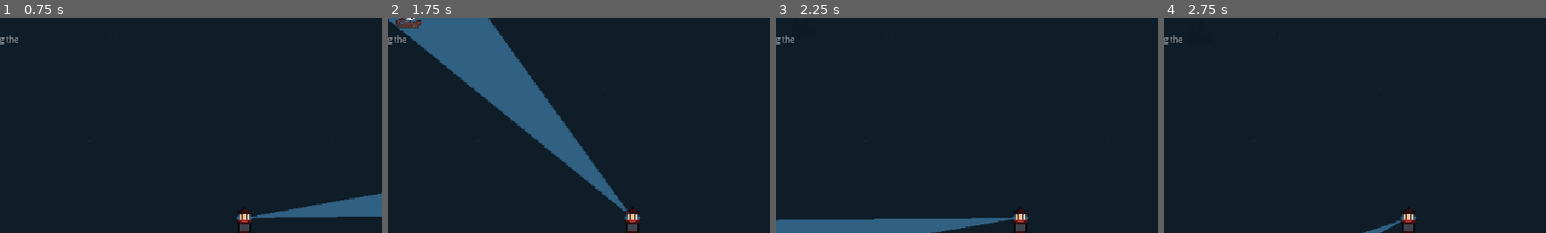
Above: before the commit, frames 1-4 (left to right).
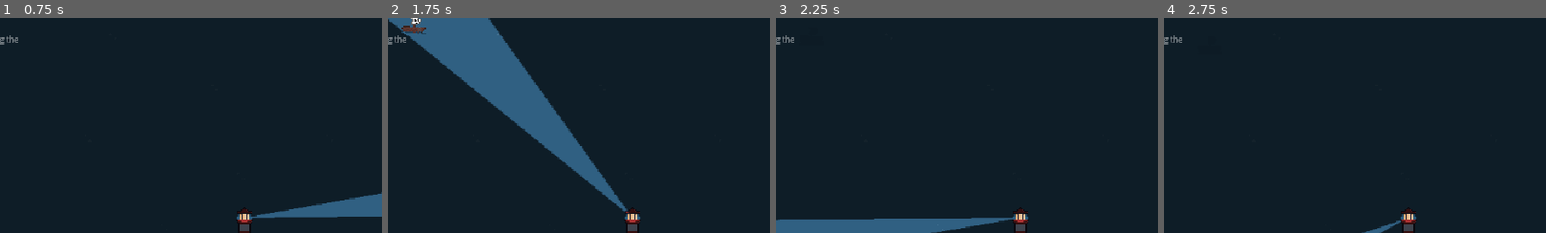
Above: after the commit, the same moments.

Repository: Luffiez/LudumDare59
Game: Godot game, scene res://Scenes/Levels/MainMenu.tscn
The game is run twice, just before and just after one commit, with the same random seed, the same clock (stepped at 60 frames per second) and the same inputs.
Inputs (mouse positions are % of the whole screen's width and height, from its top left):
- Up to frame 1 (0.75 s): click "PLAY" at 0.5 s
- Up to frame 2 (1.75 s): move the mouse to (72, 45) at 1.27 s; hold Right mouse button (speed) from 1.28 s (still down)
- Up to frame 3 (2.25 s): move the mouse to (30, 55) at 2.02 s; release Right mouse button (speed) at 2.03 s; right-click (30, 55) at 2.1 s
- Up to frame 4 (2.75 s): no input
The pictures show only the part of the screen within x 18-68%, y 0-50%; the shares and areas given below are measured in that part.

Frame 1 is identical in both runs. In frame 2, 0.4% of the frame differs, in the area x 2-10%, y 0-8%; in frame 3, less than 0.1%; in frame 4, less than 0.1%.

Commit message:
added new boat variant
smaller, faster and less health

Diff:
--- /dev/null
+++ b/ludum-dare-59/Enemies/GhostBoat_small.tscn
@@ -0,0 +1,102 @@
+[gd_scene format=3 uid="uid://rsgb37smcnb1"]
+
+[ext_resource type="Script" uid="uid://44t4nfcih0co" path="res://Enemies/ghost_boat.gd" id="1_tiliv"]
+[ext_resource type="AudioStream" uid="uid://q86yguqhlf8a" path="res://Sound/AC_Sweeping_Slide_01v2.wav" id="2_j7aw7"]
+[ext_resource type="AudioStream" uid="uid://k00iuupgrvj2" path="res://Sound/Pirate/Flee/GoARigSomewhereElse.wav" id="3_jdw1a"]
+[ext_resource type="AudioStream" uid="uid://c2aja45a6o61u" path="res://Sound/Pirate/Flee/HoinSwerl.wav" id="4_nw5jm"]
+[ext_resource type="AudioStream" uid="uid://blxkfmmoy13i0" path="res://Sound/Pirate/Flee/ScallyWag.wav" id="5_qdb5v"]
+[ext_resource type="AudioStream" uid="uid://we4udj6w4wtj" path="res://Sound/Pirate/Flee/ShiverMeTimbers.wav" id="6_y1nli"]
+[ext_resource type="AudioStream" uid="uid://q7h5m4t5qjk7" path="res://Sound/Pirate/Flee/SonOfABiscuitEater.wav" id="7_823di"]
+[ext_resource type="AudioStream" uid="uid://bec5dwjty26dv" path="res://Sound/Pirate/Flee/abandonShip.wav" id="8_1wptj"]
+[ext_resource type="AudioStream" uid="uid://bs4qjuf247ark" path="res://Sound/Pirate/GameOver/CanYouSwim.wav" id="9_5hoc8"]
+[ext_resource type="AudioStream" uid="uid://ucexydn3maer" path="res://Sound/Pirate/GameOver/CareToJoinOurCrew.wav" id="10_3vmwr"]
+[ext_resource type="AudioStream" uid="uid://jd0qc5f0vveq" path="res://Sound/Pirate/GameOver/DoYouNeeToWalkThePlank.wav" id="11_opmld"]
+[ext_resource type="AudioStream" uid="uid://8jmj01sad6to" path="res://Sound/Pirate/GameOver/IamAfraidYouDoNotHaveAChoice.wav" id="12_ap5np"]
+[ext_resource type="AudioStream" uid="uid://cdq4e5sdo45gu" path="res://Sound/Pirate/GameOver/TimeForSongAndDance.wav" id="13_e3f5v"]
+[ext_resource type="AudioStream" uid="uid://c13f48kk0mbve" path="res://Sound/Pirate/GameOver/TimeToWalkThePlank.wav" id="14_lpnt7"]
+[ext_resource type="AudioStream" uid="uid://cp1p3dyopxaim" path="res://Sound/Pirate/GameOver/TimeToWisitDavidJonesLocker.wav" id="15_ajxvj"]
+[ext_resource type="AudioStream" uid="uid://13ir3ld7dqe1" path="res://Sound/Pirate/Spawn/Arrg.wav" id="16_sn5rs"]
+[ext_resource type="AudioStream" uid="uid://brp4lfifidoil" path="res://Sound/Pirate/Spawn/ArrgMeMatey.wav" id="17_bmok5"]
+[ext_resource type="AudioStream" uid="uid://ci4rjocuux1gv" path="res://Sound/Pirate/Spawn/DeadManTellNoTales.wav" id="18_ju01k"]
+[ext_resource type="AudioStream" uid="uid://bef1rhjokxww3" path="res://Sound/Pirate/Spawn/LandAhoo.wav" id="19_s8jr8"]
+[ext_resource type="AudioStream" uid="uid://bq1a6c6ab1c2p" path="res://Sound/Pirate/Spawn/Laugh.wav" id="20_yhfsh"]
+[ext_resource type="Texture2D" uid="uid://21csiticsglw" path="res://sprites/exclamation.png" id="21_vamh3"]
+[ext_resource type="Texture2D" uid="uid://cxdbjcwlk1a0" path="res://sprites/small_pirateBoat-sheet.png" id="22_tiliv"]
+[ext_resource type="Script" uid="uid://br5igjnsngkir" path="res://Scripts/BoatDarkness.gd" id="23_3yn05"]
+
+[sub_resource type="AtlasTexture" id="AtlasTexture_j7aw7"]
+atlas = ExtResource("22_tiliv")
+region = Rect2(0, 0, 32, 32)
+
+[sub_resource type="AtlasTexture" id="AtlasTexture_jdw1a"]
+atlas = ExtResource("22_tiliv")
+region = Rect2(32, 0, 32, 32)
+
+[sub_resource type="AtlasTexture" id="AtlasTexture_nw5jm"]
+atlas = ExtResource("22_tiliv")
+region = Rect2(64, 0, 32, 32)
+
+[sub_resource type="SpriteFrames" id="SpriteFrames_obdi0"]
+animations = [{
+"frames": [{
+"duration": 1.0,
+"texture": SubResource("AtlasTexture_j7aw7")
+}, {
+"duration": 1.0,
+"texture": SubResource("AtlasTexture_jdw1a")
+}, {
+"duration": 1.0,
+"texture": SubResource("AtlasTexture_nw5jm")
+}],
+"loop": true,
+"name": &"default",
+"speed": 5.0
+}]
+
+[sub_resource type="CircleShape2D" id="CircleShape2D_y7jq1"]
+radius = 14.0
+
+[node name="GhostBoat_Small" type="Node2D" unique_id=1054152210 node_paths=PackedStringArray("collider", "animatedSprite", "indicator", "visibleNotifier", "slow_movement_timer")]
+y_sort_enabled = true
+script = ExtResource("1_tiliv")
+collider = NodePath("AnimatedSprite2D/Area2D")
+animatedSprite = NodePath("AnimatedSprite2D")
+indicator = NodePath("Visible_Indicator")
+visibleNotifier = NodePath("VisibleOnScreenNotifier2D")
+slow_movement_timer = NodePath("SpawnTimer")
+life = 25.0
+normal_movement_speed = 35.0
+outside_screen_speed = 1000.0
+flee_movement_speed = 70.0
+slow_movement_speed = 1.0
+slow_movement_time = 1.0
+run_sfx = ExtResource("2_j7aw7")
+flee_sfx = Array[AudioStream]([ExtResource("3_jdw1a"), ExtResource("4_nw5jm"), ExtResource("5_qdb5v"), ExtResource("6_y1nli"), ExtResource("7_823di"), ExtResource("8_1wptj")])
+game_over_sfx = Array[AudioStream]([ExtResource("9_5hoc8"), ExtResource("10_3vmwr"), ExtResource("11_opmld"), ExtResource("12_ap5np"), ExtResource("13_e3f5v"), ExtResource("14_lpnt7"), ExtResource("15_ajxvj")])
+spawn_sfx = Array[AudioStream]([ExtResource("16_sn5rs"), ExtResource("17_bmok5"), ExtResource("18_ju01k"), ExtResource("19_s8jr8"), ExtResource("20_yhfsh")])
+min_pitch = 1.5
+max_pitch = 2.0
+
+[node name="Visible_Indicator" type="Sprite2D" parent="." unique_id=15660540]
+visible = false
+position = Vector2(0, -26)
+texture = ExtResource("21_vamh3")
+
+[node name="AnimatedSprite2D" type="AnimatedSprite2D" parent="." unique_id=558220533]
+sprite_frames = SubResource("SpriteFrames_obdi0")
+autoplay = "default"
+frame_progress = 0.19704577
+script = ExtResource("23_3yn05")
+
+[node name="Area2D" type="Area2D" parent="AnimatedSprite2D" unique_id=1924590567]
+
+[node name="CollisionShape2D" type="CollisionShape2D" parent="AnimatedSprite2D/Area2D" unique_id=1834132774]
+shape = SubResource("CircleShape2D_y7jq1")
+
+[node name="VisibleOnScreenNotifier2D" type="VisibleOnScreenNotifier2D" parent="." unique_id=1045026560]
+rect = Rect2(-16, -15, 31.839996, 29.89)
+show_rect = false
+
+[node name="SpawnTimer" type="Timer" parent="." unique_id=2115555456]
+
+[node name="ReduceSpawnTimeTimer" type="Timer" parent="." unique_id=158255920]
--- a/ludum-dare-59/Enemies/GhostSpawner.tscn
+++ b/ludum-dare-59/Enemies/GhostSpawner.tscn
@@ -2,10 +2,12 @@
 
 [ext_resource type="Script" uid="uid://dpqtg7h8ktnvt" path="res://Enemies/ghost_spawner.gd" id="1_kohk5"]
 [ext_resource type="PackedScene" uid="uid://doq1yyd35wqeq" path="res://Enemies/GhostBoat.tscn" id="2_j5frh"]
+[ext_resource type="PackedScene" uid="uid://rsgb37smcnb1" path="res://Enemies/GhostBoat_small.tscn" id="3_ko4ld"]
 
 [node name="GhostSpawner" type="Node2D" unique_id=1644450088 node_paths=PackedStringArray("spawn_timer", "reduce_spawn_time_timer")]
 script = ExtResource("1_kohk5")
 ghost_boat_scene = ExtResource("2_j5frh")
+small_ghost_boat_scene = ExtResource("3_ko4ld")
 spawn_timer = NodePath("GhostSpawnTimer")
 reduce_spawn_time_timer = NodePath("ReduceGhostSpawnTimeTimer")
 start_spawn_time = 10.0
--- a/ludum-dare-59/Enemies/ghost_spawner.gd
+++ b/ludum-dare-59/Enemies/ghost_spawner.gd
@@ -4,6 +4,7 @@
 
 @export var spawn_line : SpawnLine
 @export var ghost_boat_scene : PackedScene
+@export var small_ghost_boat_scene : PackedScene
 @export var spawn_timer : Timer
 @export var reduce_spawn_time_timer : Timer
 @export var start_spawn_time : float
@@ -39,7 +40,8 @@
 	var random_float := randf_range(0,1)
 	spawn_line.set_progress_ratio(random_float)
 	var spawn_position =  spawn_line.get_spawn_global_position()
-	var new_enemy := ghost_boat_scene.instantiate() as GhostBoat
+	var boat = get_boat()
+	var new_enemy := boat.instantiate() as GhostBoat
 	add_child(new_enemy)
 	new_enemy.ghost_boat_died.connect(game_ui.gain_score)
 	target.on_game_over.connect(new_enemy.on_game_over)
@@ -49,3 +51,9 @@
 	if spawn_time < min_spawn_time:
 		spawn_time = min_spawn_time
 	spawn_timer.start(spawn_time)
+
+func get_boat() -> PackedScene:
+	if randf() >= 0.5:
+		return small_ghost_boat_scene
+	else:
+		return ghost_boat_scene
Binary file added: ludum-dare-59/sprites/small_pirateBoat-sheet.png
Not shown, changed: ludum-dare-59/sprites/small_pirateBoat-sheet.png.import
